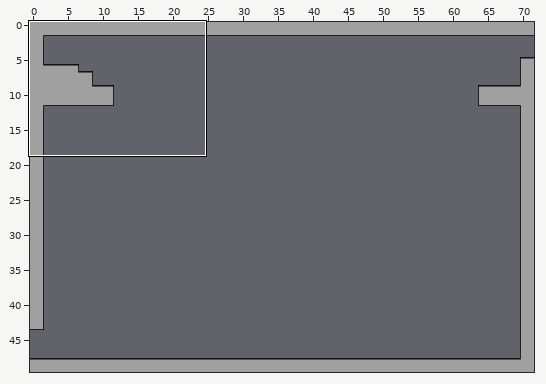
Level history. Tiled map: Resources/room2.tmx. The first picture is a wide view before the edit; the outline marks the close-up.
Close-up. The starting point:
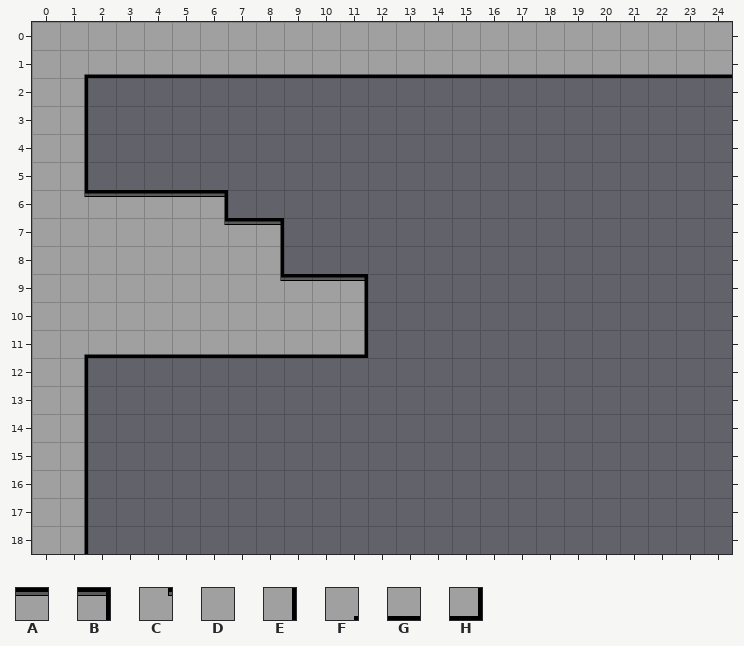
Cells are 32x32 px. Shown: x 0..24, y 0..18. The commit also changed other parts of the map, which this record leaves out. The old version is drawn lined up with the new one.
Key: from "tilemap1": A 1, B 2, C 4, D 6, E 7, F 9, G 11, H 12.
_ is an empty cell.
Layer "main-layer" before, first column x 0:
 0 DDDDDDDDDDDDDDDDDDDDDDDDD
 1 DFGGGGGGGGGGGGGGGGGGGGGGG
 2 DE_______________________
 3 DE_______________________
 4 DE_______________________
 5 DE_______________________
 6 DCAAAAB__________________
 7 DDDDDDCAB________________
 8 DDDDDDDDE________________
 9 DDDDDDDDCAAB_____________
10 DDDDDDDDDDDE_____________
11 DFGGGGGGGGGH_____________
12 DE_______________________
13 DE_______________________
14 DE_______________________
15 DE_______________________
16 DE_______________________
17 DE_______________________
18 DE_______________________
After the commit:
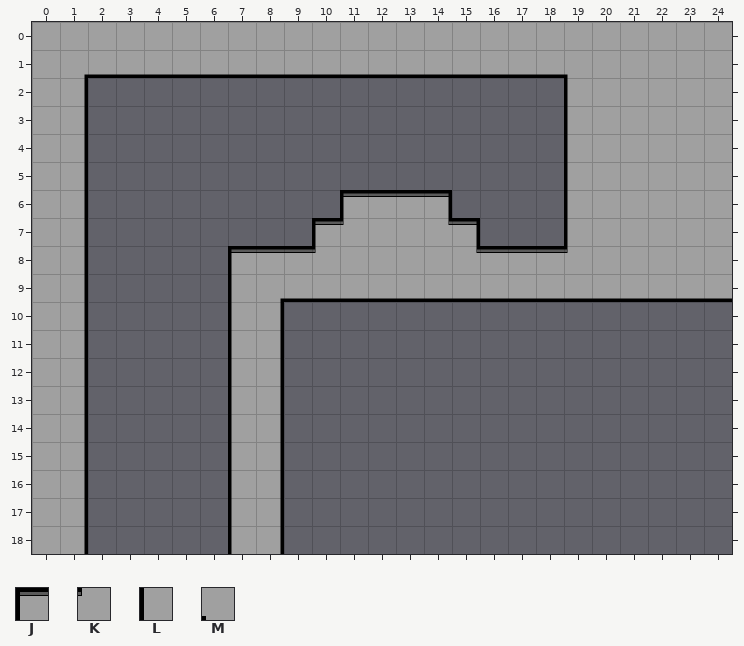
Further tiles: from "tilemap1": J 0, K 3, L 5, M 8.
Difference:
map size 72x50 -> 34x36 cells
Layer "main-layer":
Tile E gives way to tile A in row 8 at x 8.
The edit adds tile A in row 6 at x 12 to 13; in row 8 at x 9 and 16 to 18.
The edit adds tile B in row 6 at x 14; in row 7 at x 15.
The edit adds tile C in row 7 at x 14; in row 8 at x 15.
Tile G gives way to tile D in row 1 at x 20 to 24.
The edit adds tile D in rows 2 to 6 at x 20 to 24; in row 7 at x 12 to 13 and 20 to 24; in row 8 at x 11 to 14 and 20 to 24.
Tile C gives way to tile E in row 6 at x 1.
Tile D gives way to tile E in rows 7 to 9 at x 1; in row 10 at x 1 and 8.
Tile F gives way to tile E in row 11 at x 1.
Tile G gives way to tile E in row 11 at x 8.
The edit adds tile E in rows 12 to 18 at x 8.
Tile C gives way to tile F in row 9 at x 8.
Tile A gives way to tile G in row 9 at x 9 to 10.
Tile B gives way to tile G in row 9 at x 11.
The edit adds tile G in row 9 at x 12 to 24.
Tile D gives way to tile J in row 8 at x 7.
The edit adds tile J in row 6 at x 11; in row 7 at x 10.
The edit adds tile K in row 7 at x 11; in row 8 at x 10 and 19.
Tile D gives way to tile L in rows 9 to 10 at x 7.
Tile G gives way to tile L in row 11 at x 7.
The edit adds tile L in rows 2 to 7 at x 19; in rows 12 to 18 at x 7.
Tile G gives way to tile M in row 1 at x 19.
The author cleared tile A in row 6 at x 2 to 5; in row 7 at x 7.
The author cleared tile B in row 6 at x 6; in row 7 at x 8.
The author cleared tile C in row 7 at x 6.
The author cleared tile D in row 7 at x 2 to 5; in rows 8 to 9 at x 2 to 6; in row 10 at x 2 to 6 and 9 to 10.
The author cleared tile E in row 10 at x 11.
The author cleared tile G in row 11 at x 2 to 6 and 9 to 10.
The author cleared tile H in row 11 at x 11.
